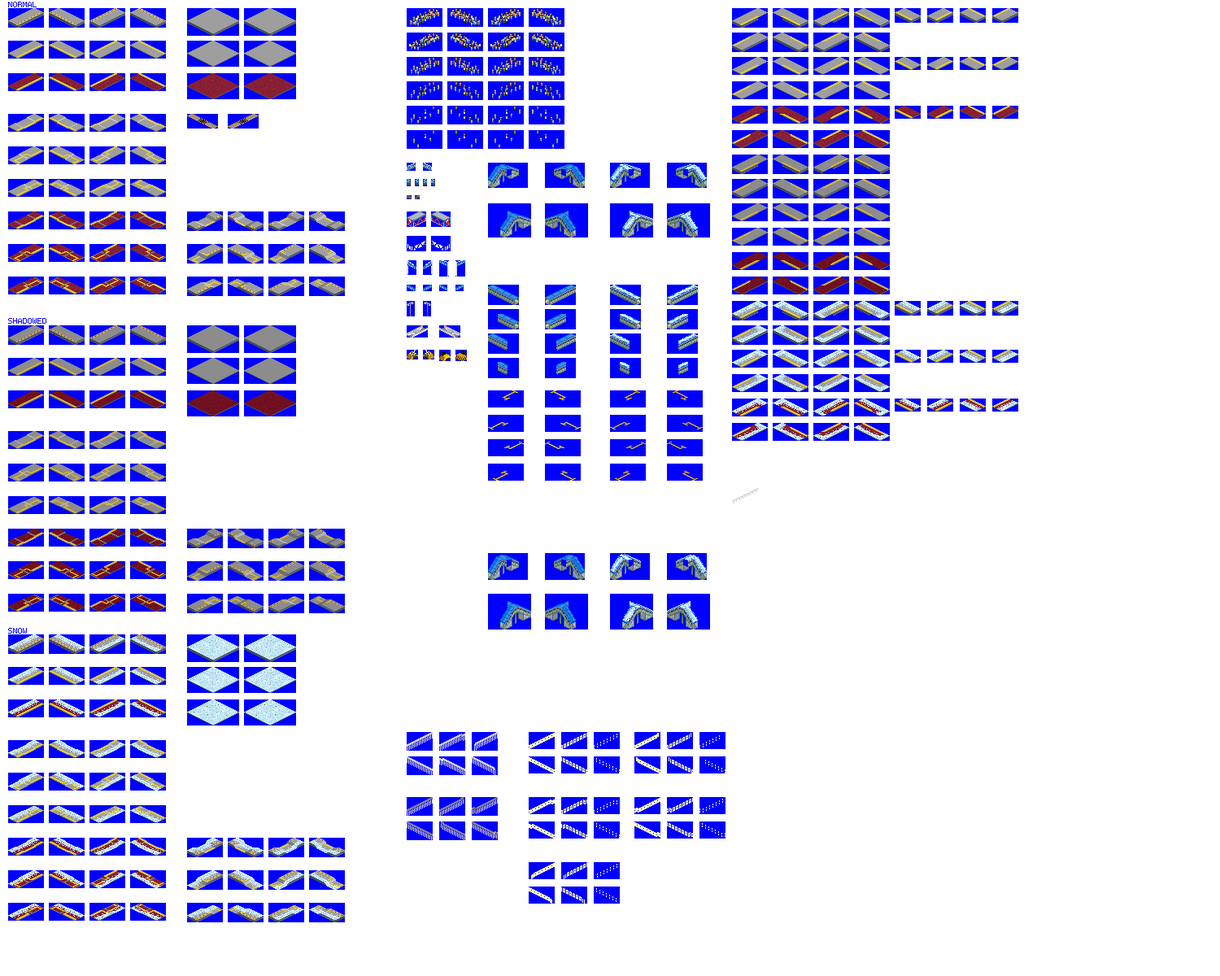
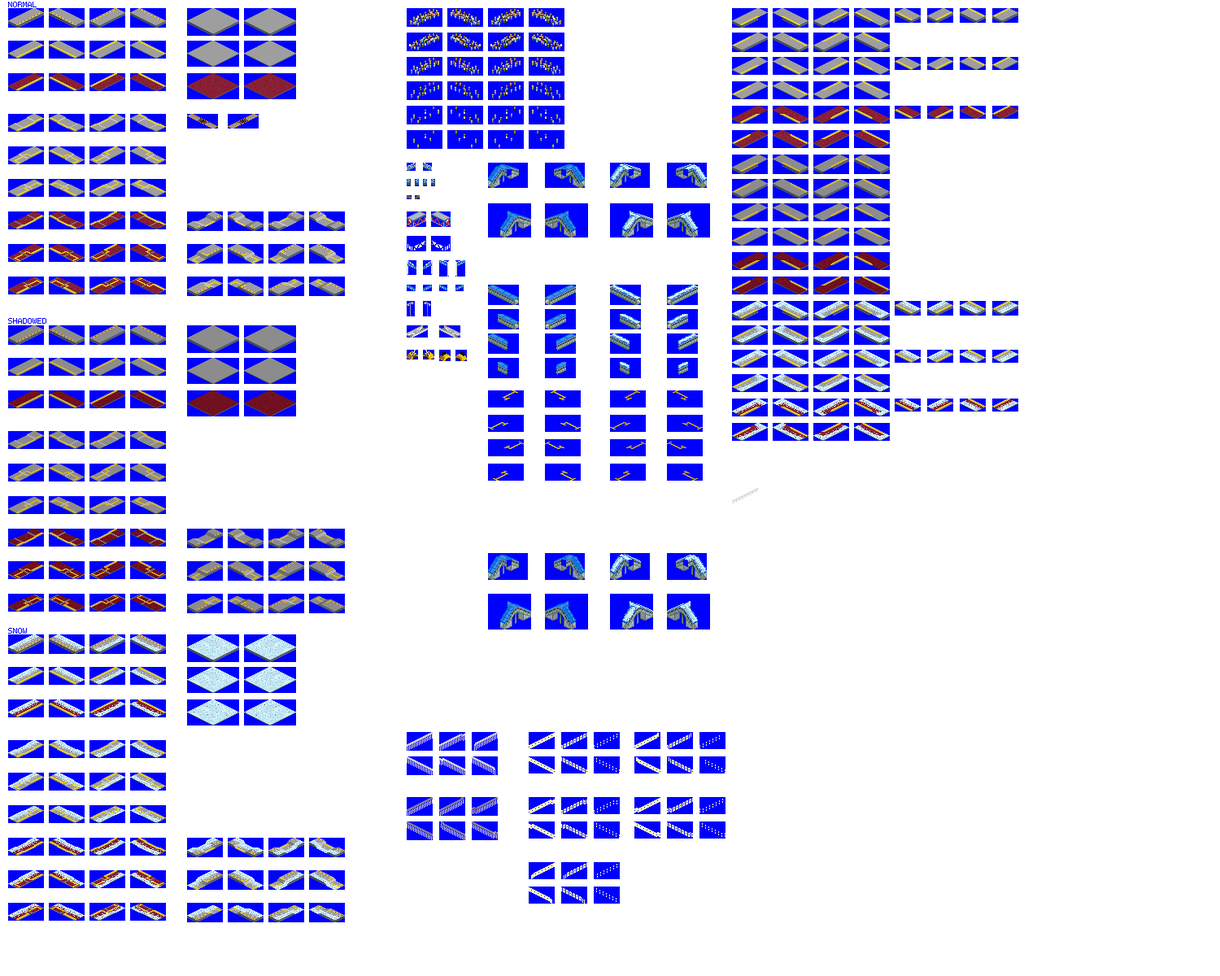
The second 1220 × 976 image is a revision of the first. Changes to its layers:
painted on "buffer" over [428, 350, 467, 362]
painted on "platforms" over [455, 349, 467, 362]
